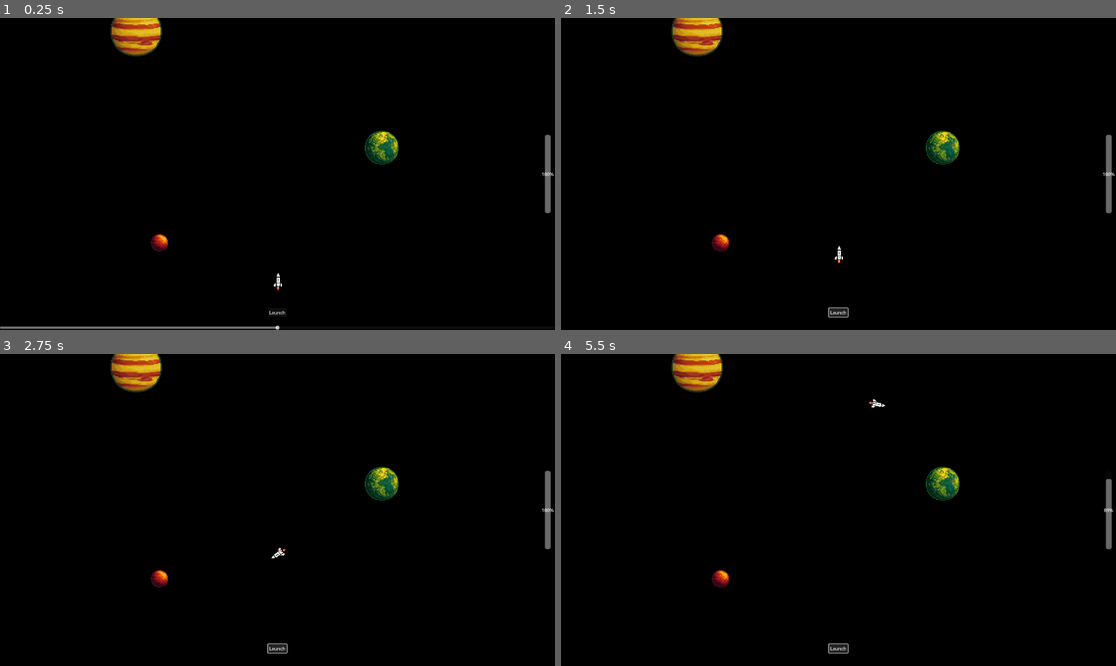
Above: before the commit, frames 1-4 (two rows, left to right).
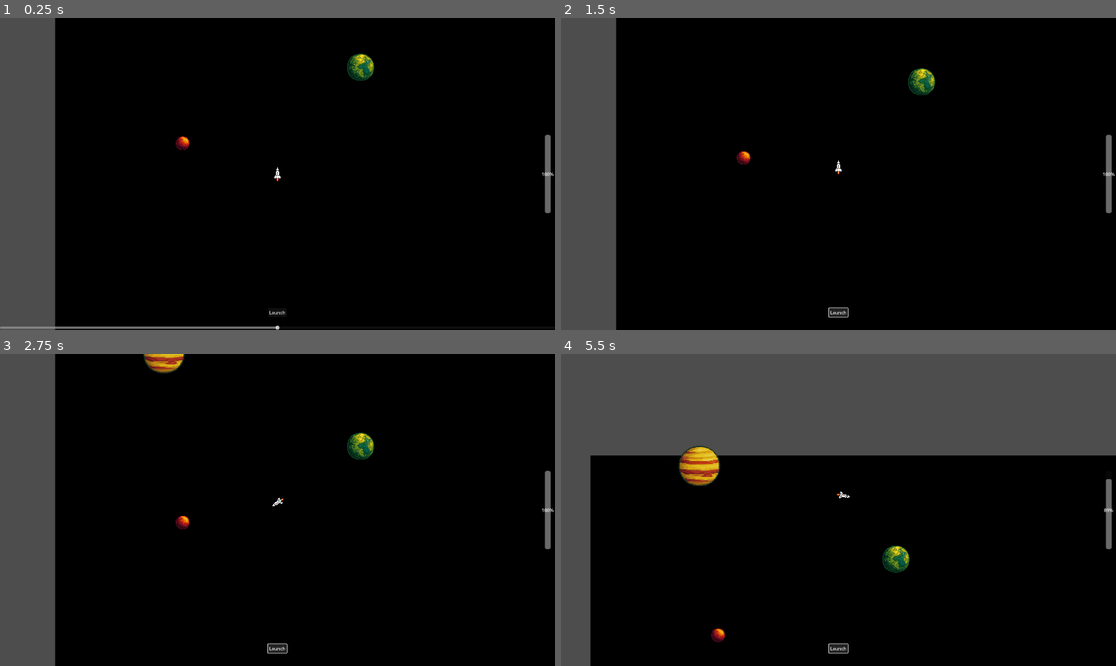
Above: after the commit, the same moments.

Repository: mythfrost/SpaceTaxi
Game: Godot game, scene res://Scenes/Main.tscn
Same seed, same stepped clock (60 frames per second), same inputs: the game is played once before the commit and once after it.
Inputs:
- Up to frame 1 (0.25 s): no input
- Up to frame 2 (1.5 s): click "Launch" at 0.5 s; click "Launch" at 1.25 s
- Up to frame 3 (2.75 s): click "Launch" at 2 s
- Up to frame 4 (5.5 s): tap Enter (ui_accept) at 2.75, 3.02, 3.77, 5.27 s

The runs differ from the first frame. In frame 1, 12% of the frame differs, in the area x 0-72%, y 0-100%; in frame 2, 12%; in frame 3, 12%; in frame 4, 38%, in the area x 0-100%, y 0-100%.

Commit message:
Added Following Camera

Diff:
--- a/Scenes/Spaceship.tscn
+++ b/Scenes/Spaceship.tscn
@@ -34,3 +34,8 @@
 [node name="CollisionShape2D" type="CollisionShape2D" parent="."]
 position = Vector2(0, -4.5)
 shape = SubResource("RectangleShape2D_jnnhe")
+
+[node name="Camera2D" type="Camera2D" parent="."]
+zoom = Vector2(0.8, 0.8)
+position_smoothing_enabled = true
+position_smoothing_speed = 3.0
--- a/Scripts/spaceship.gd
+++ b/Scripts/spaceship.gd
@@ -6,6 +6,10 @@
 var current_fuel := max_fuel
 @export var thrust_power := 400.0
 @export var fuel_burn_rate := 40.0
+@onready var cam: Camera2D = $Camera2D
+
+func _ready() -> void:
+	cam.make_current()
 
 func launch(degrees):
 	var ang = deg_to_rad(degrees)
